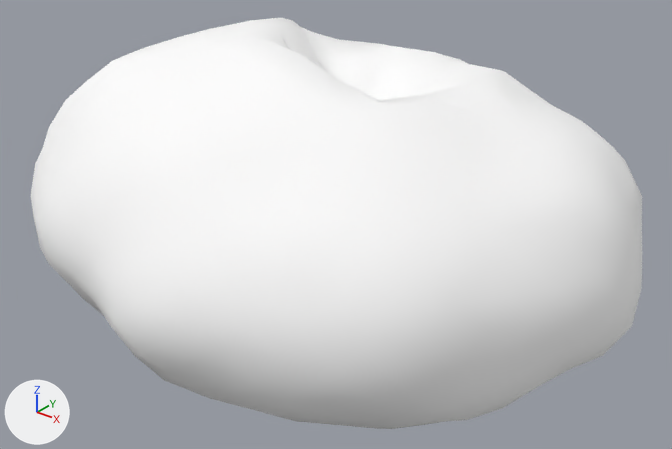
The glTF model assets/asteroids/asteroid_med_01.glb as it was, and as the next commit left it.
Camera for both pictures: a 50 mm lens placed at (2.15, -2.64, 1.58), pointed at (0.07, -0.04, -0.03). Arrows for +X, +Y and +Z are at lower left; the lights stay in place. The picture after the commit comes second. Vertices at exactly the same position are counted once.

In view in the first picture: 'asteroid_med_01'.
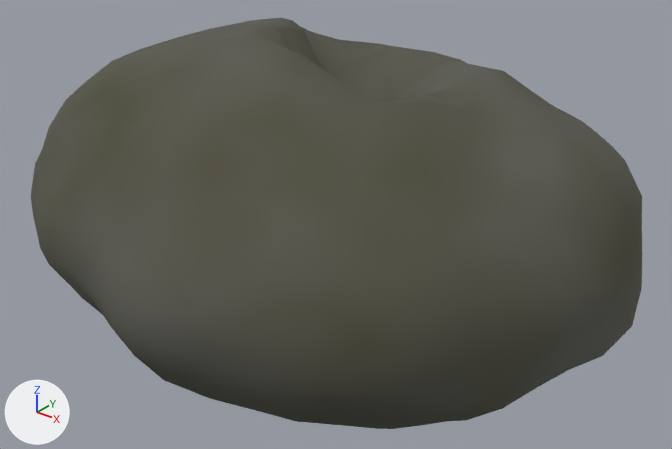
Edits to the scene script, one JSON object a line:
```json
{"block": "mat_rock_asteroid_med_01", "where": "n0 = _N.new('ShaderNodeBsdfPrincipled'); n0.name = 'Principled BSDF'"}
{"op": "remove", "block": "mat_rock_asteroid_med_01", "code": "n0.inputs[0].default_value = (1.0, 1.0, 1.0, 1.0)  # 'Base Color', white #ffffff"}
{"op": "set", "path": "n0.inputs[1].default_value", "old": "0.0247", "new": "0.0361", "note": "'Metallic'"}
{"op": "set", "path": "n0.inputs[2].default_value", "old": "0.907", "new": "0.872", "note": "'Roughness'"}
{"op": "add", "block": "mat_rock_asteroid_med_01", "code": "n2 = _N.new('ShaderNodeVertexColor'); n2.name = 'Color Attribute'"}
{"op": "add", "block": "mat_rock_asteroid_med_01", "code": "_L.new(n2.outputs[0], n0.inputs[0])  # 'Color' to 'Base Color'"}
{"block": "me_icosphere", "where": "me_icosphere.from_pydata(...)  # 642 vertices, 1280 faces; spans x -1.28..1.25, y -1.08..0.98, z -0.62..0.72"}
{"block": "me_icosphere", "where": "# used by ob_asteroid_med_01; location = (0.0, 0.0, 0.0)"}
{"block": "me_icosphere", "change": "me_icosphere part 1: vertex colours changed"}
```

What differs and where, as boxes (x1, y1, x2, y2) in the pictures (672 x 449 px):
```json
{"object": "asteroid_med_01", "change": "recoloured", "before": [31, 18, 642, 429], "after": [31, 18, 642, 429], "on screen": "darker"}
```
